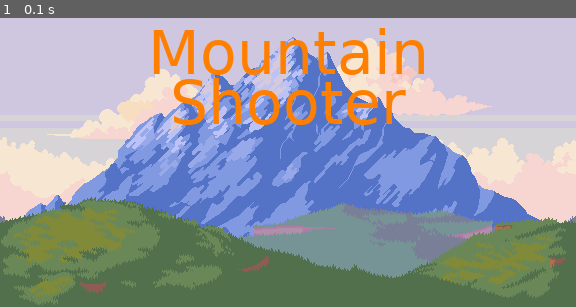
Above: before the commit, frame 1.
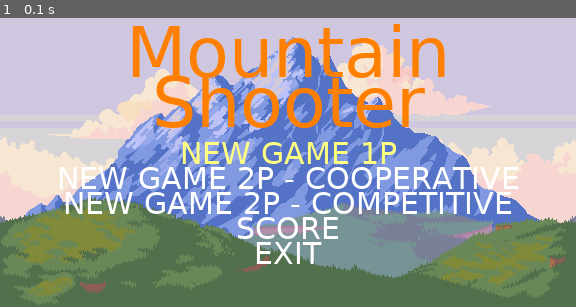
Above: after the commit, the same moment.

Repository: GuiMD/pygame_graduation
Game: pygame game, started from main.py
The game is run twice, just before and just after one commit, with the same random seed, the same clock (stepped at 60 frames per second) and the same inputs.
Inputs:
- Up to frame 1 (0.1 s): no input

The runs differ from the first frame. In frame 1, 14% of the frame differs, in the area x 10-90%, y 2-86%.

Commit message:
Menu Update
Signed-off-by: Guilherme.MD <gui.martins.duarte@gmail.com>

Diff:
--- a/code/Const.py
+++ b/code/Const.py
@@ -1,5 +1,19 @@
+
 # C
-COLOR_ORANGE = (255, 128, 0)
+
+C_ORANGE = (255, 128, 0)
+C_YELLOW = (255, 255, 128)
+C_WHITE = (255, 255, 255)
+C_GREEN = (0, 128, 0)
+C_CYAN = (0, 128, 128)
+
+
+# M
+MENU_OPTION = ('NEW GAME 1P',
+               'NEW GAME 2P - COOPERATIVE',
+               'NEW GAME 2P - COMPETITIVE',
+               'SCORE',
+               'EXIT')
 
 # W
 WIN_WIDTH = 576
--- a/code/Menu.py
+++ b/code/Menu.py
@@ -4,7 +4,7 @@
 from pygame import Surface, Rect
 from pygame.font import Font
 
-from code.Const import WIN_WIDTH, COLOR_ORANGE
+from code.Const import WIN_WIDTH, MENU_OPTION, C_YELLOW, C_WHITE, C_ORANGE
 
 
 class Menu:
@@ -13,14 +13,22 @@
         self.surf = pygame.image.load('./assets/MenuBg.png')
         self.rect = self.surf.get_rect(left=0, top=0)  # Create a rectangle on the home screen to place the image.
 
-    def run(self, ):
+    def run(self):
+        menu_option = 0
         pygame.mixer.music.load('./assets/menu.mp3')  # only load
         pygame.mixer.music.play(-1)  # -1 = Infinite Loop
 
         while True:
             self.window.blit(source=self.surf, dest=self.rect)  # Place the image in the rectangle.
-            self.menu_text(60, "Mountain", COLOR_ORANGE, ((WIN_WIDTH / 2), 70))
-            self.menu_text(60, "Shooter", COLOR_ORANGE, ((WIN_WIDTH / 2), 120))
+            self.menu_text(70, "Mountain", C_ORANGE, ((WIN_WIDTH / 2), 70))
+            self.menu_text(70, "Shooter", C_ORANGE, ((WIN_WIDTH / 2), 120))
+
+            for i in range(len(MENU_OPTION)):
+                if i == menu_option:
+                    self.menu_text(30, MENU_OPTION[i], C_YELLOW, ((WIN_WIDTH / 2), 170 + 25 * i))
+                else:
+                    self.menu_text(30, MENU_OPTION[i], C_WHITE, ((WIN_WIDTH / 2), 170 + 25 * i))
+
             pygame.display.flip()  # Update the images on the entire screen.
 
             # check for all events
